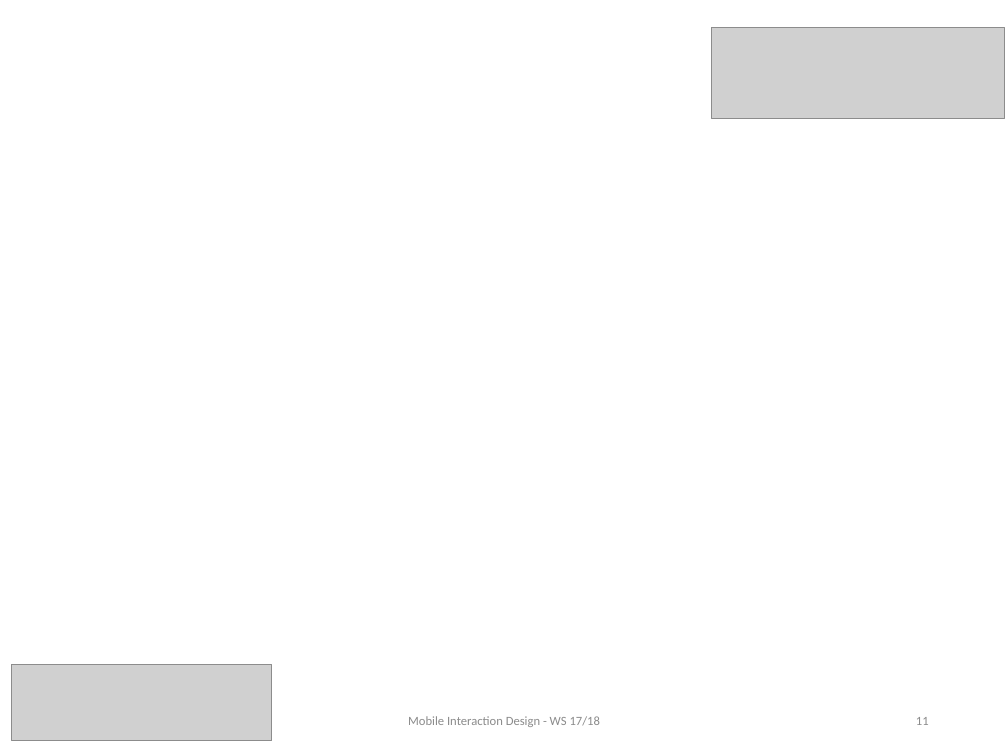
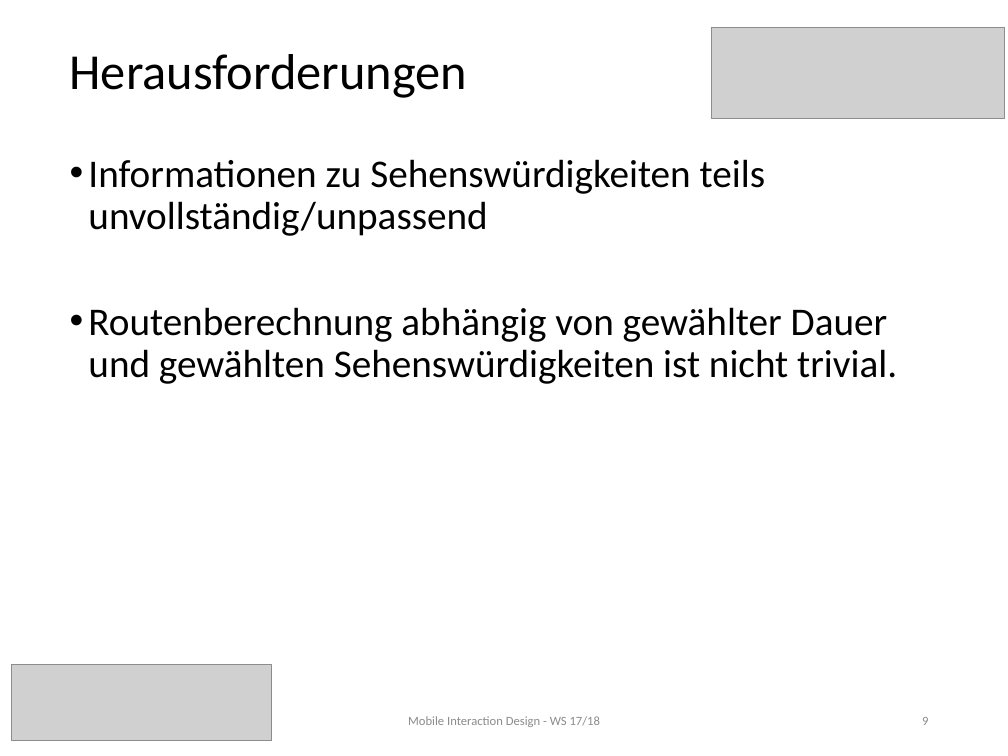
Before and after one commit to MIDw17group02/sightseeingApp, a slide deck: slide 9 of NiceTours Presentation.pptx (slide 11 before the commit). Drawn at 1008x756 pixels with LibreOffice and Linux fonts; fonts in the diff are those of the drawing; grey boxes stand for pictures. Boxes give left, top, right and bottom in pixels: in the first picture for what was removed or moved away, otherwise in the second. Text is boxed around its words. In the diff, an @@ line names an element or a change of style, - is before the commit and + after.

```diff
--- a/NiceTours Presentation.pptx
+++ b/NiceTours Presentation.pptx
@@ title added at [70,54,467,98], 36 pt, text #000000 @@
+Herausforderungen
@@ text added at [88,159,897,384], 28 pt, text #000000 @@
+• Informationen zu Sehenswürdigkeiten teils unvollständig/unpassend
+• Routenberechnung abhängig von gewählter Dauer und gewählten Sehenswürdigkeiten ist nicht trivial.
@@ text "Mobile Interaction Design - WS ..." at [408,716,600,727]: text colour #8B8B8B to #8C8C8C @@
@@ page number at [922,717,928,725]: text changed; text colour #8B8B8B to #8C8C8C @@
-11
+9
```
Also in this commit, not shown: 7 other slides changed, 2 slides added, 3 slides removed, 16 other files.
